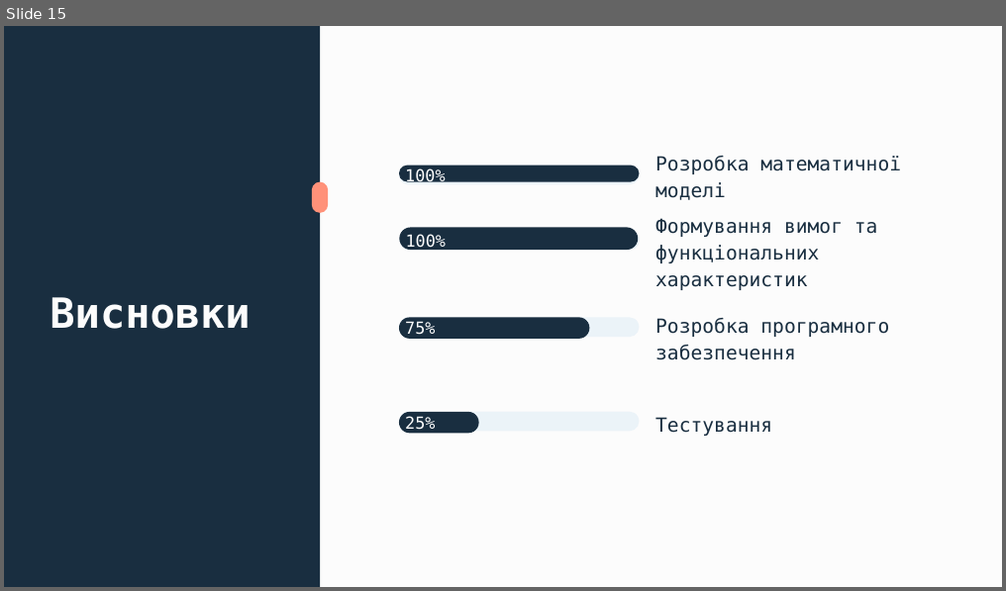
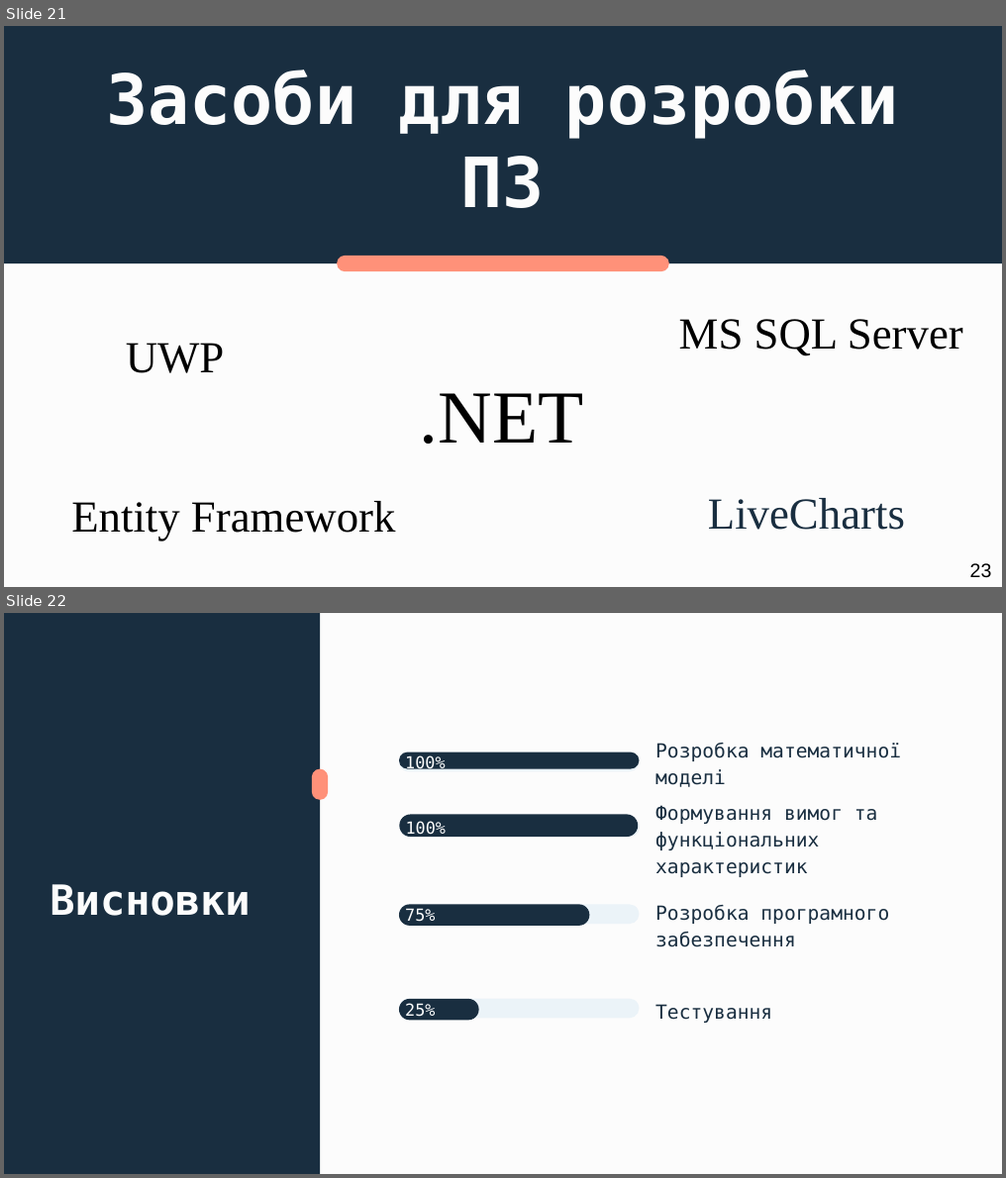
Before and after one commit to oleksandravozniuk/DiplomaDoc, a slide deck: vozniuk_sem2.pptx. Shown one above the other, each under a label of ours: slide 15 before the commit, slides 21 and 22 after it. The pictures are 1006x591 and 1006x1178 pixels, drawn with LibreOffice and Linux fonts; fonts in the diff are those of the drawing. Boxes give left, top, right and bottom in pixels: in the first picture for what was removed or moved away, otherwise in the second. Text is boxed around its words. In the diff, an @@ line names an element or a change of style, - is before the commit and + after.

```diff
--- a/vozniuk_sem2.pptx
+++ b/vozniuk_sem2.pptx
@@ slide 21 added at box(4, 26, 1002, 587), background #FCFCFC @@
@@ rectangle added at box(4, 26, 1002, 264), fill #192E40 @@
@@ title added at box(106, 70, 899, 208), 50 pt, text #FCFCFC, bold @@
+Засоби для розробки ПЗ
@@ rounded rectangle added at box(337, 256, 668, 272), fill #FF9179 @@
@@ text added at box(679, 319, 963, 357), 32 pt, text #000000 @@
+MS SQL Server
@@ text added at box(126, 343, 225, 373), 32 pt, text #000000 @@
+UWP
@@ text added at box(420, 393, 584, 444), 54 pt, text #000000 @@
+.NET
@@ text added at box(708, 498, 905, 530), 32 pt, text #192E40 @@
+LiveCharts
@@ text added at box(71, 501, 396, 542), 32 pt, text #000000 @@
+Entity Framework
@@ text added at box(970, 564, 992, 578), 14 pt, text #000000 @@
+23
@@ what was slide 15 is now slide 22 @@
```
Also in this commit, not shown: 11 slides changed, 8 other slides added, 2 slides removed, 26 other files.
